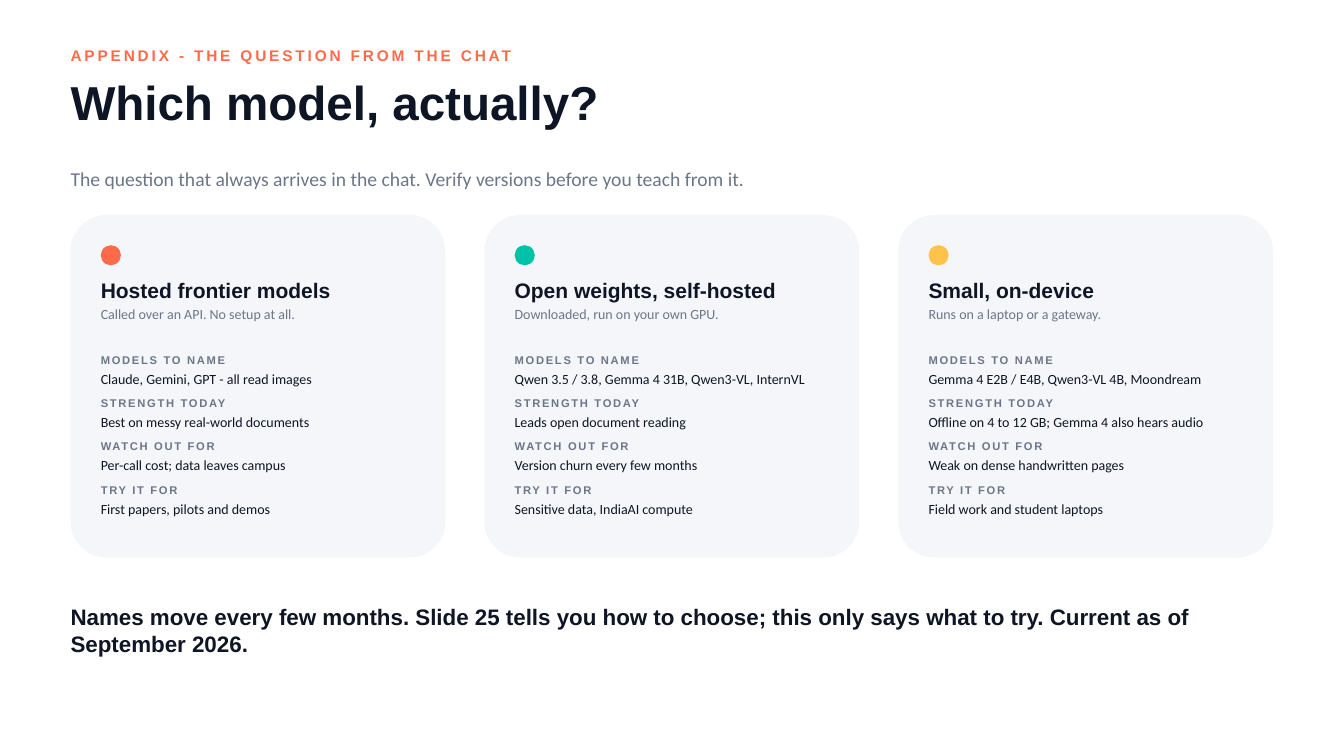
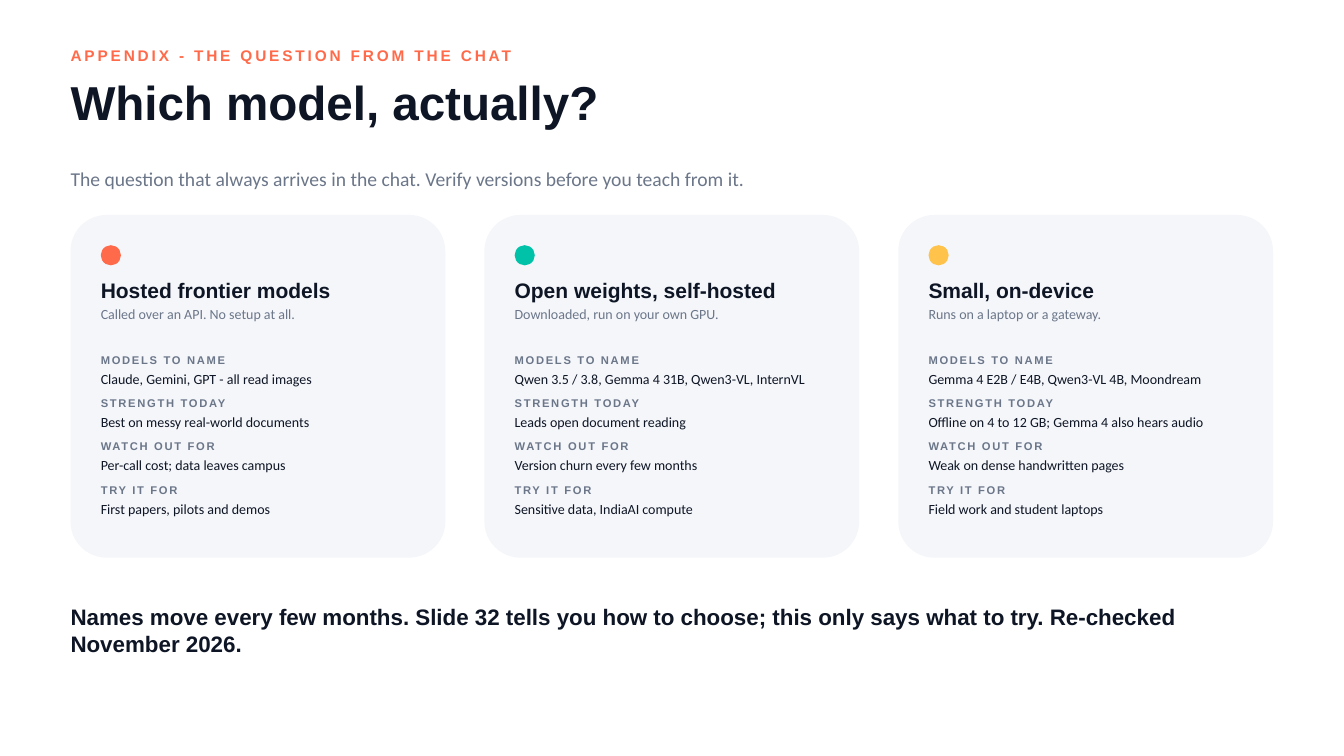
Before and after one commit to lksmangai/DeepLearning, a slide deck: slide 51 of Multimodal-AI-ATAL-FDP-Deck.pptx (slide 39 before the commit). Drawn at 1344x756 pixels with LibreOffice and Linux fonts; fonts in the diff are those of the drawing. Boxes give left, top, right and bottom in pixels: in the first picture for what was removed or moved away, otherwise in the second. Text is boxed around its words. In the diff, an @@ line names an element or a change of style, - is before the commit and + after.

```diff
--- a/Multimodal-AI-ATAL-FDP-Deck.pptx
+++ b/Multimodal-AI-ATAL-FDP-Deck.pptx
@@ text at <box>71,608,1175,653</box>: text changed @@
-Names move every few months. Slide 25 tells you how to choose; this only says what to try. Current as of September 2026.
+Names move every few months. Slide 32 tells you how to choose; this only says what to try. Re-checked November 2026.
```
Also in this commit, not shown: 18 other slides changed, 14 slides added.
